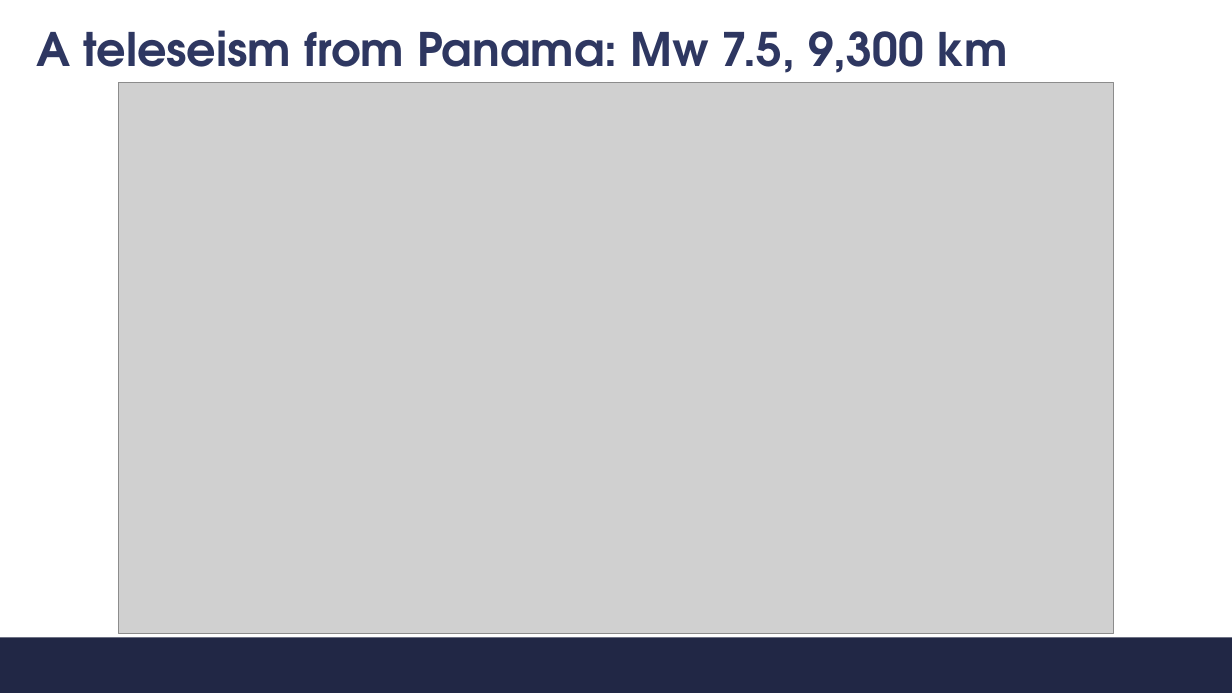
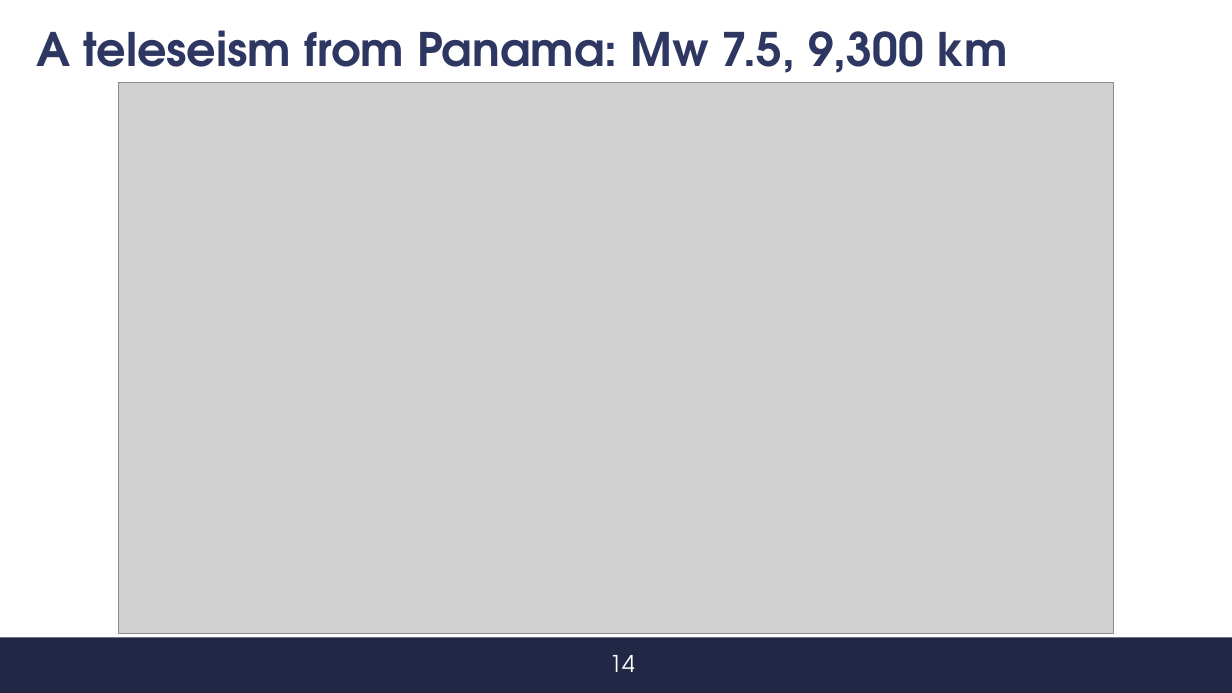
Before and after one commit to s347960/Presentazione, a slide deck: slide 15 of Discussione [Salvato automaticamente].pptx (slide 16 before the commit). Drawn at 1232x693 pixels with LibreOffice and Linux fonts; fonts in the diff are those of the drawing; grey boxes stand for pictures; background and template pictures are left out. Boxes give left, top, right and bottom in pixels: in the first picture for what was removed or moved away, otherwise in the second. Text is boxed around its words. In the diff, an @@ line names an element or a change of style, - is before the commit and + after.

```diff
--- a/Discussione [Salvato automaticamente].pptx
+++ b/Discussione [Salvato automaticamente].pptx
@@ text added at (x1=609, y1=655, x2=635, y2=672), 18 pt, text #FFFFFF @@
+14
```
Also in this commit, not shown: 14 other slides changed, 1 slide removed, 1 other file.
